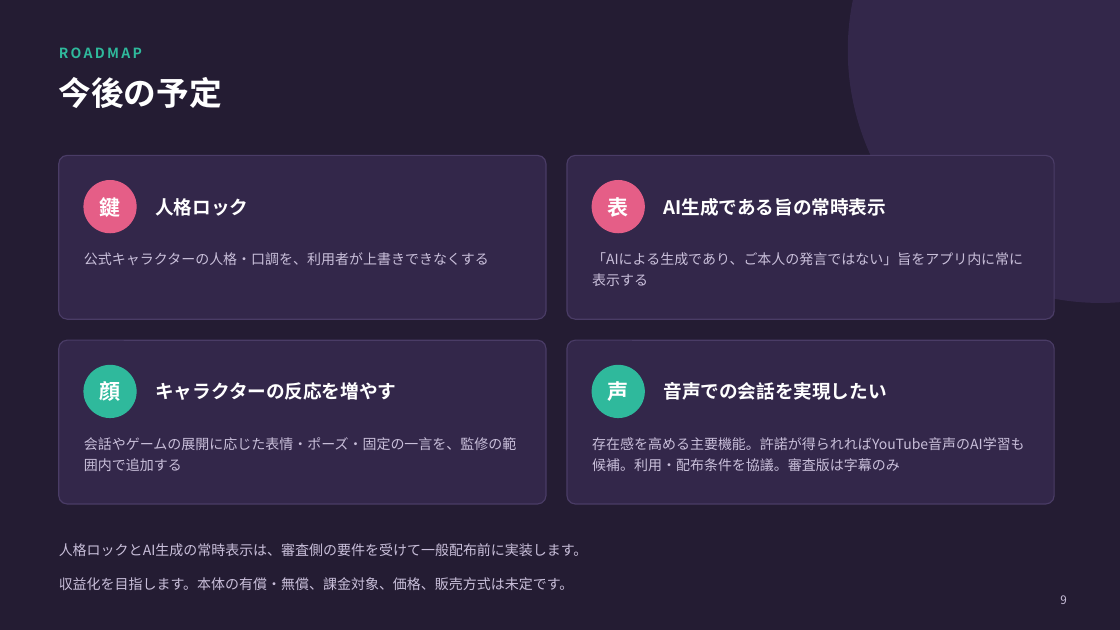
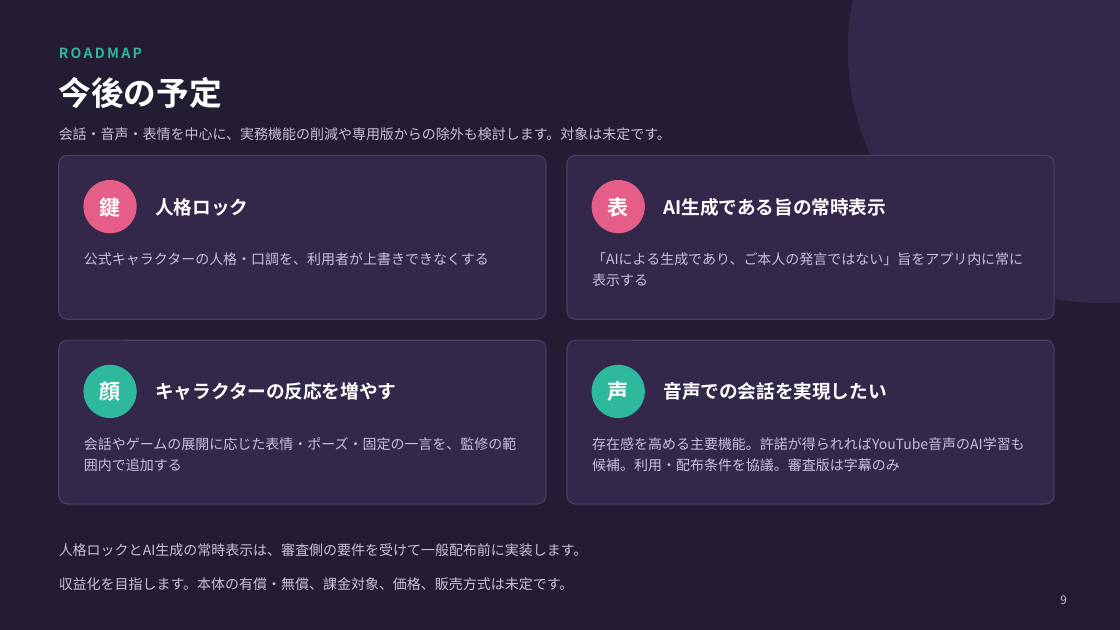
Before and after one commit to benybeny777/PicoAgent, a slide deck: slide 9 of docs/HOLO-INDIE-PLAN.pptx. Drawn at 1120x630 pixels with LibreOffice and Linux fonts; fonts in the diff are those of the drawing. Boxes give left, top, right and bottom in pixels: in the first picture for what was removed or moved away, otherwise in the second. Text is boxed around its words. In the diff, an @@ line names an element or a change of style, - is before the commit and + after.

Commit message:
docs: ホロライブ向けの機能削減を検討事項へ追加 (#376)

```diff
--- a/docs/HOLO-INDIE-PLAN.pptx
+++ b/docs/HOLO-INDIE-PLAN.pptx
@@ text added at (x1=59, y1=127, x2=671, y2=140), 12 pt, text #C9BFDA @@
+会話・音声・表情を中心に、実務機能の削減や専用版からの除外も検討します。対象は未定です。
```
Also in this commit, not shown: 2 other files.
